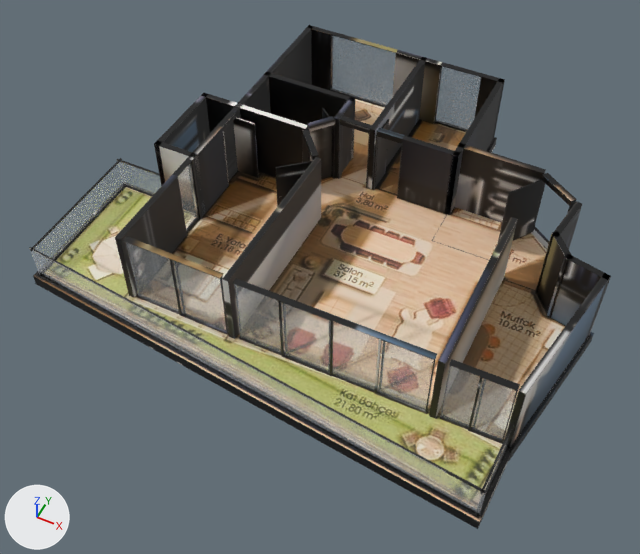
The glTF model _bake/glb/gol-5/model.glb as it was, and as the next commit left it.
Before and after are seen from a camera (50 mm lens) standing at (7.28, -16.22, 18.38) and looking at (-0.12, -1.41, -0.13). Arrows for +X, +Y and +Z are at lower left; the lights stay in place. The first picture is the older version. Where no turn or scale is listed for an object, it has been applied to the vertices. Vertices at exactly the same position are counted once.
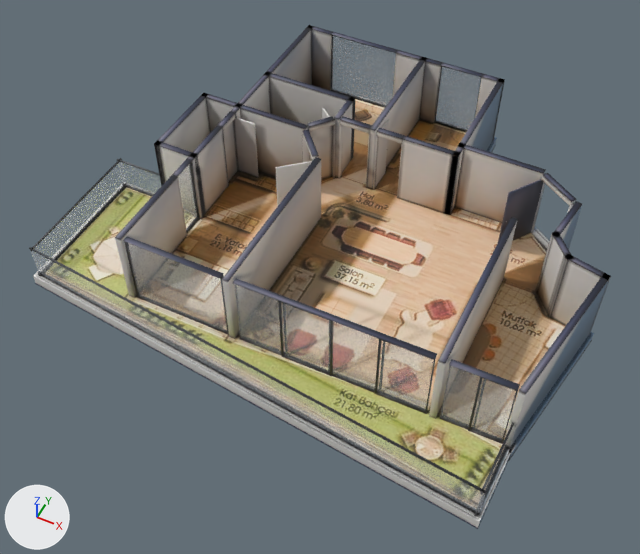
Changed parts and their boxes [x1, y1, x2, y2] in the pictures (640 x 554 px):
'Mesh_0', surface changed, reshaped (black to grey): [29, 25, 611, 529] in both
part 1 of me_mesh_0, added: after [124, 238, 139, 297]
part 2 of me_mesh_0, added: after [220, 275, 229, 334]
part 3 of me_mesh_0, deleted: before [172, 260, 229, 335]
part 4 of me_mesh_0, deleted: before [170, 259, 182, 316]
part 5 of me_mesh_0, surface changed (black to grey): [29, 26, 609, 529] in both

The change, as a list of edits to the scene's bpy script:
```text
Change mat_baked:
    where n3 = _N.new('ShaderNodeMapping'); n3.name = 'Mapping'
    n3.inputs[1].default_value: (0.00271, -14.94, 0.0) -> (0.0021, -14.96, 0.0)  # 'Location'
    n3.inputs[3].default_value: (15.94, 15.93, 1.0) -> (15.94, 15.96, 1.0)  # 'Scale'
Change me_mesh_0:
    used by ob_mesh_0; location = (-7.24, 6.45, -0.36)
    remove me_mesh_0.from_pydata(...)  # 2151 vertices, 3772 faces; spans x 0.0..14.49, y -12.91..0.0, z 0.0..2.62
    add me_mesh_0.from_pydata(...)  # 2111 vertices, 3700 faces; spans x 0.0..14.49, y -12.91..0.0, z 0.0..2.62
    me_mesh_0 part 1: a new loose piece, a box spanning x 3.053..3.104, y -10.849..-10.779, z 0.36..2.61, in mat_baked
    me_mesh_0 part 2: a new loose piece, a box spanning x 5.893..5.943, y -10.849..-10.779, z 0.36..2.61, in mat_baked
    me_mesh_0 part 3: the loose piece of 20 vertices spanning x 4.46..5.92, y -10.87..-10.83, z 0.36..2.61 is deleted
    me_mesh_0 part 4: the loose piece of 8 vertices spanning x 4.43..4.48, y -10.87..-10.83, z 0.36..2.61 is deleted
    me_mesh_0 part 5: 2131 kept faces spanning x 0.0..14.49, y -12.91..0.0, z 0.0..2.62 get new texture (UV) coordinates
    other edits to the shape of me_mesh_0 do not show in these pictures
```
